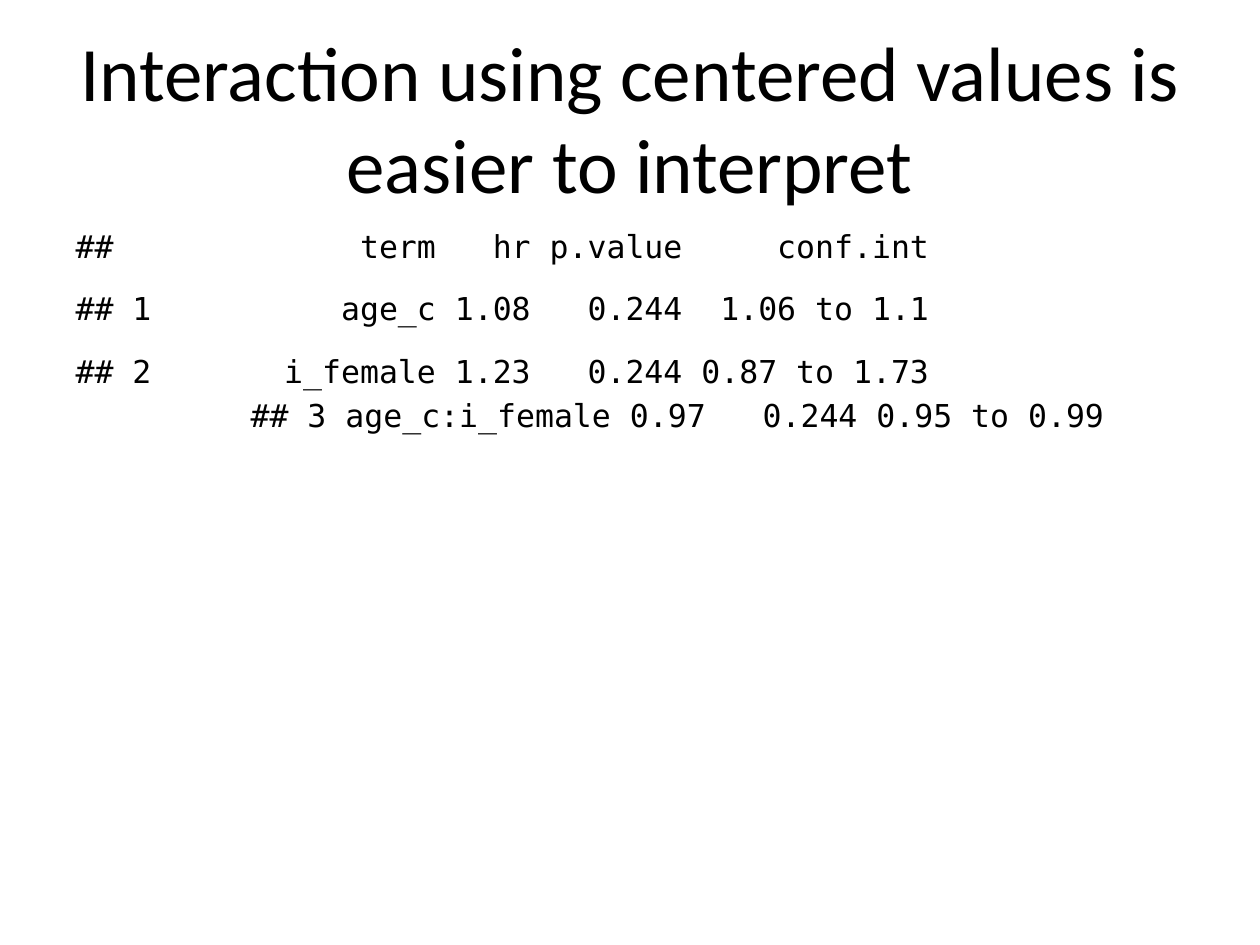
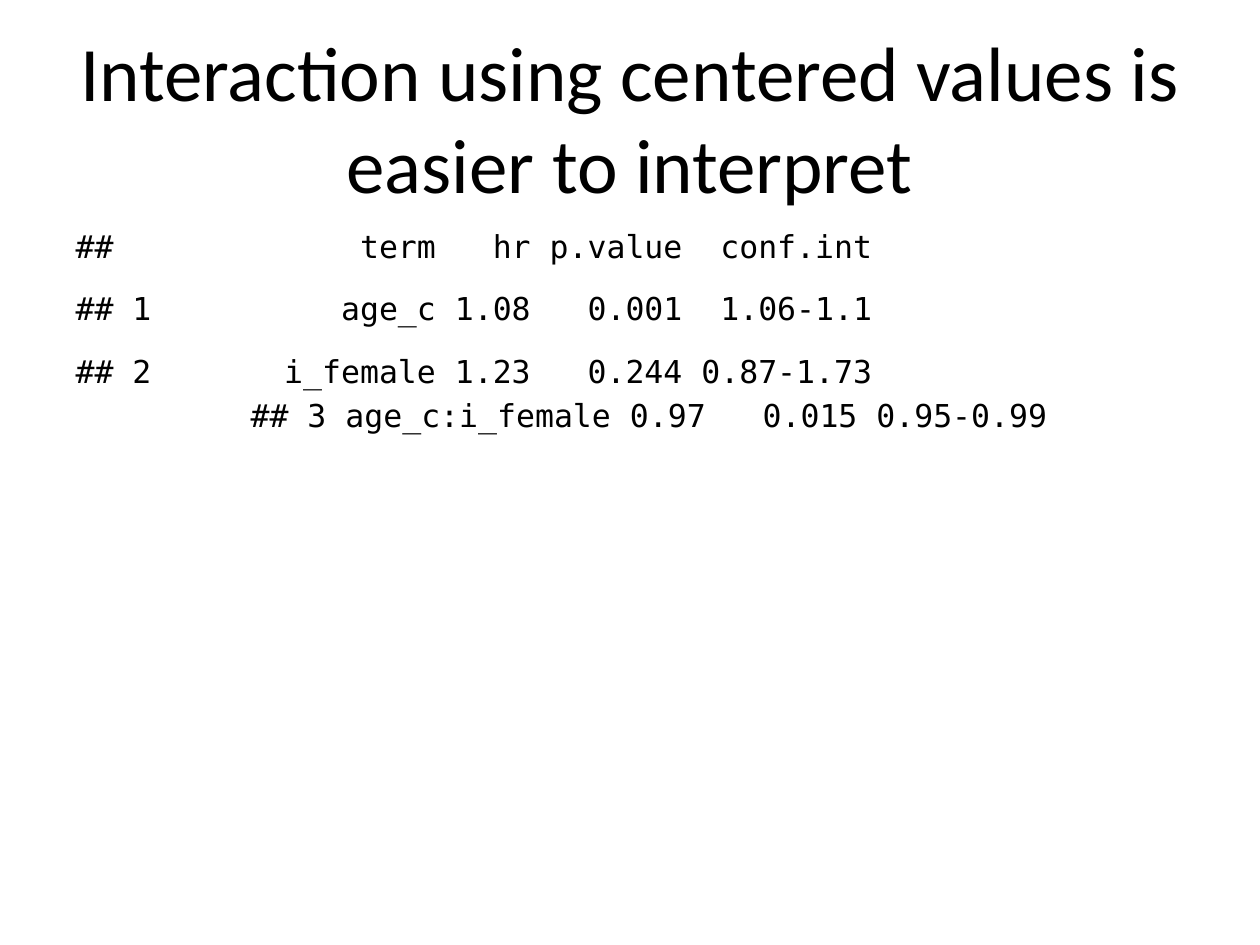
Before and after one commit to pmean/survival-lecture4, a slide deck: slide 20 of r/ppt4.pptx. Drawn at 1260x945 pixels with LibreOffice and Linux fonts; fonts in the diff are those of the drawing. Boxes give left, top, right and bottom in pixels: in the first picture for what was removed or moved away, otherwise in the second. Text is boxed around its words. In the diff, an @@ line names an element or a change of style, - is before the commit and + after.

```diff
--- a/r/ppt4.pptx
+++ b/r/ppt4.pptx
@@ text at (132, 236, 1047, 434): text changed @@
-## term hr p.value conf.int
-## 1 age_c 1.08 0.244 1.06 to 1.1
-## 2 i_female 1.23 0.244 0.87 to 1.73
-## 3 age_c:i_female 0.97 0.244 0.95 to 0.99
+## term hr p.value conf.int
+## 1 age_c 1.08 0.001 1.06-1.1
+## 2 i_female 1.23 0.244 0.87-1.73
+## 3 age_c:i_female 0.97 0.015 0.95-0.99
```
Also in this commit, not shown: 8 other slides changed, 5 other files.
